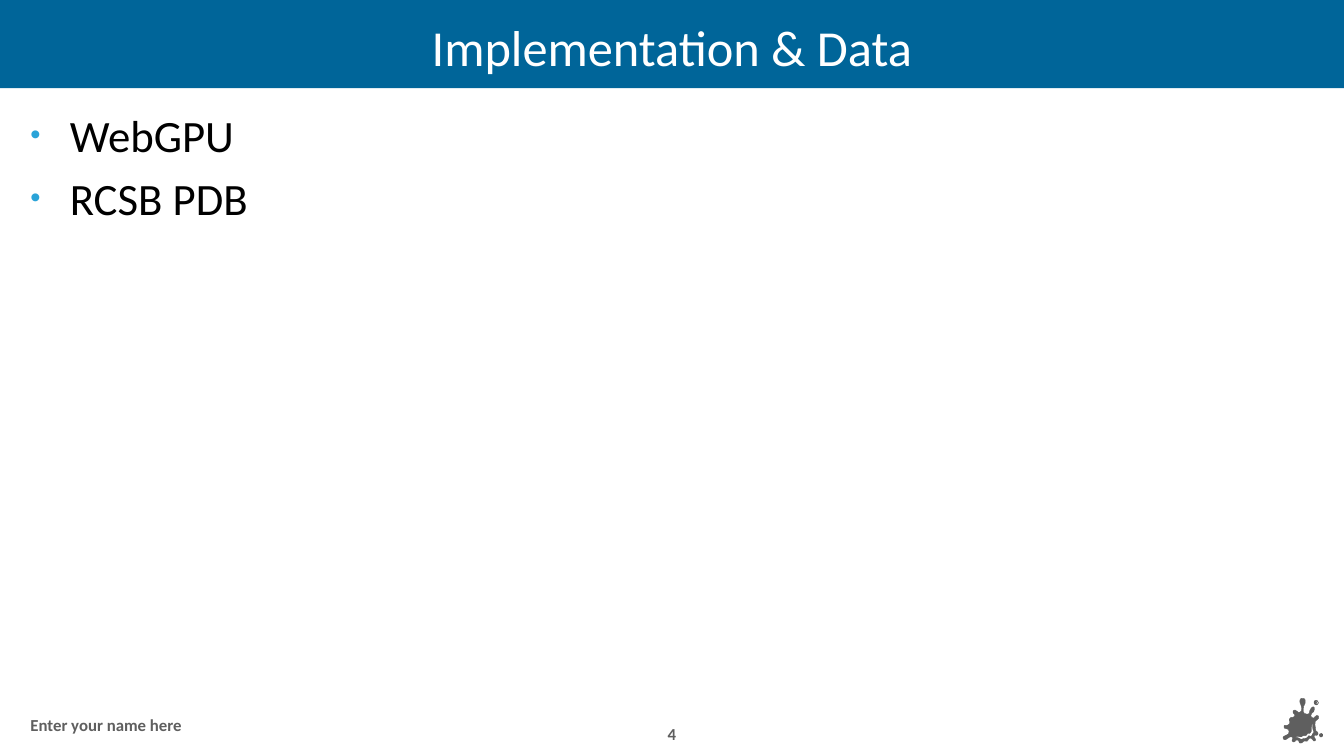
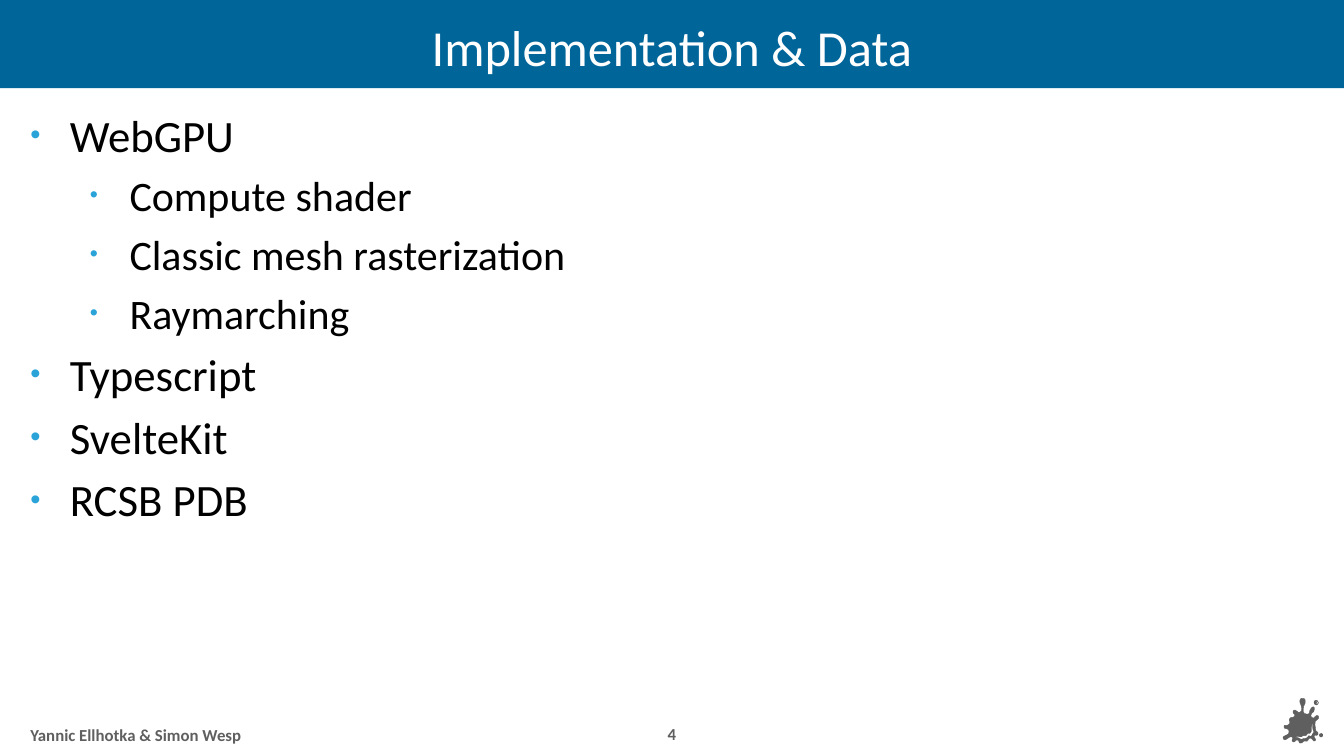
Before and after one commit to YannicEl/Vis2-RTVis-2024WS, a slide deck: slide 4 of presentation 1/slides.pptx. Drawn at 1344x756 pixels with LibreOffice and Linux fonts; fonts in the diff are those of the drawing; background and template pictures are left out. Boxes give left, top, right and bottom in pixels: in the first picture for what was removed or moved away, otherwise in the second. Text is boxed around its words. In the diff, an @@ line names an element or a change of style, - is before the commit and + after.

```diff
--- a/presentation 1/slides.pptx
+++ b/presentation 1/slides.pptx
@@ text at [70, 182, 565, 455]: paragraphs added @@
+  • Compute shader
+  • Classic mesh rasterization
+  • Raymarching
+• Typescript
+• SvelteKit
@@ text at [30, 729, 241, 744]: text changed @@
-Enter your name here
+Yannic Ellhotka & Simon Wesp
```
Also in this commit, not shown: 3 other slides changed, 1 slide added, 1 slide removed.
